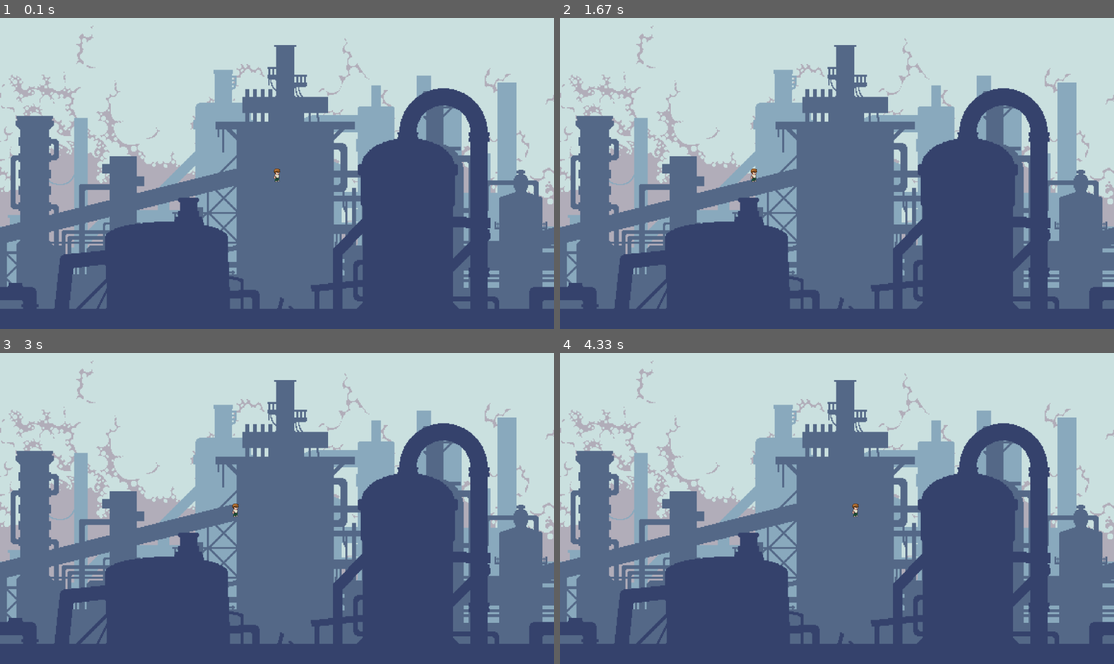
Above: before the commit, frames 1-4 (two rows, left to right).
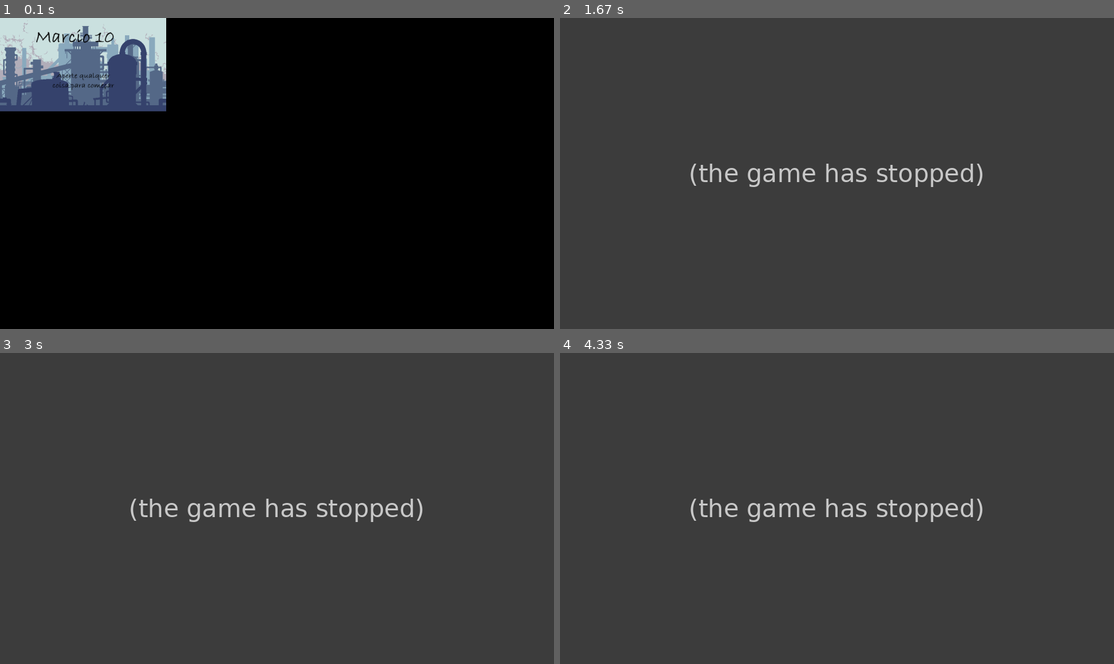
Above: after the commit, the same moments.

Repository: GabrielHenrique1909/PyGame_AntDavGab
Game: pygame game, started from jogo_v1.py
Two runs of this game, one before a commit and one after it. Both use one fixed random seed, a clock stepped at 60 frames per second and the inputs below.
Inputs:
- Up to frame 1 (0.1 s): no input
- Up to frame 2 (1.67 s): hold Left 0.33-0.87 s; hold Left 0.9-1.3 s; hold Right from 1.33 s (still down)
- Up to frame 3 (3 s): release Right at 1.97 s; hold Left 2-2.47 s; hold Right 2.5-2.97 s
- Up to frame 4 (4.33 s): hold Esc 3-3.47 s; hold Right 3-3.47 s; hold Right 3.5-3.97 s; hold Left from 4 s (still down)

The runs differ from the first frame. In frame 1, 97% of the frame differs, in the area x 0-100%, y 0-100%; in frame 2, 100%; in frame 3, 100%; in frame 4, 100%.
Error after the commit: UnboundLocalError: cannot access local variable 'event' where it is not associated with a va...; the game stopped at 0.88 s (later frames are placeholders)

Commit message:
teste, novas imagens e sla

Diff:
--- a/assets.py
+++ b/assets.py
@@ -13,11 +13,17 @@
 TRANS_LEFT = 'trans_left'
 TRANS_RIGHT = 'trans_right'
 BACKGROUND = 'background'
+INICIO = 'inicio'
+FIM = 'fim'
 
 def load_assets():
     assets = {}
     assets[BACKGROUND] = pygame.image.load(os.path.join(IMG_DIR, 'Background.png')).convert()
     assets[BACKGROUND] = pygame.transform.scale(assets[BACKGROUND], (WIDTH, HEIGHT))
+    assets[INICIO] = pygame.image.load(os.path.join(IMG_DIR, 'Inicio.png')).convert()
+    assets[INICIO] = pygame.transform.scale(assets[BACKGROUND], (WIDTH, HEIGHT))
+    assets[FIM] = pygame.image.load(os.path.join(IMG_DIR, 'Fim.png')).convert()
+    assets[FIM] = pygame.transform.scale(assets[BACKGROUND], (WIDTH, HEIGHT))
     assets[BEN_IMG] = pygame.image.load(os.path.join(BEN_DIR, 'facing_right.png')).convert_alpha()
     assets[BEN_IMG] = pygame.transform.scale(assets['ben_image'], (BEN_WIDTH, BEN_HEIGHT))
     hurt_anim = []
--- a/game_screen.py
+++ b/game_screen.py
@@ -1,5 +1,5 @@
 import pygame
-from config import FPS, WIDTH, HEIGHT, BLACK, YELLOW, RED
+from config import FPS, WIDTH, HEIGHT, BLACK, YELLOW, RED, QUIT
 from assets import load_assets, BACKGROUND
 from sprites import Ben, Idle_Right
 
@@ -20,7 +20,6 @@
 
     DONE = 0
     PLAYING = 1
-    EXPLODING = 2
     state = PLAYING
 
     keys_down = {}
@@ -40,26 +39,30 @@
                     # Dependendo da tecla, altera a velocidade.
                     keys_down[event.key] = True
                     if event.key == pygame.K_LEFT:
-                        player.speedx -= 8
+                        player.speedx -= 5
                     if event.key == pygame.K_RIGHT:
-                        player.speedx += 8
-                    if event.key == pygame.K_ESCAPE:
-                        state = DONE
+                        player.speedx += 5
+                    if event.key == pygame.K_SPACE:
+                        player.shoot()
                 # Verifica se soltou alguma tecla.
                 if event.type == pygame.KEYUP:
                     # Dependendo da tecla, altera a velocidade.
                     if event.key in keys_down and keys_down[event.key]:
                         if event.key == pygame.K_LEFT:
-                            player.speedx += 8
+                            player.speedx += 5
                         if event.key == pygame.K_RIGHT:
-                            player.speedx -= 8
-                        if event.key == pygame.K_ESCAPE:
-                            state = DONE
+                            player.speedx -= 5
 
         # ----- Atualiza estado do jogo
         # Atualizando a posição dos meteoros
         all_sprites.update()
 
+        if state == PLAYING:
+            if event.type == pygame.KEYDOWN:
+                # Dependendo da tecla, altera a velocidade.
+                keys_down[event.key] = True
+                if event.key == pygame.K_SPACE:
+                    state = DONE
         # ----- Gera saídas
         window.fill(BLACK)  # Preenche com a cor branca
         window.blit(assets[BACKGROUND], (0, 0))
@@ -67,3 +70,5 @@
         all_sprites.draw(window)
 
         pygame.display.update()  # Mostra o novo frame para o jogador
+
+    return state
--- a/init_screen.py
+++ b/init_screen.py
@@ -0,0 +1,40 @@
+import pygame
+import random
+from os import path
+
+from config import IMG_DIR, BLACK, FPS, GAME, QUIT
+
+
+def init_screen(screen):
+    # Variável para o ajuste de velocidade
+    clock = pygame.time.Clock()
+
+    # Carrega o fundo da tela inicial
+    background = pygame.image.load(path.join(IMG_DIR, 'inicio.png')).convert()
+    background_rect = background.get_rect()
+
+    running = True
+    while running:
+
+        # Ajusta a velocidade do jogo.
+        clock.tick(FPS)
+
+        # Processa os eventos (mouse, teclado, botão, etc).
+        for event in pygame.event.get():
+            # Verifica se foi fechado.
+            if event.type == pygame.QUIT:
+                state = QUIT
+                running = False
+
+            if event.type == pygame.KEYUP:
+                state = GAME
+                running = False
+
+        # A cada loop, redesenha o fundo e os sprites
+        screen.fill(BLACK)
+        screen.blit(background, background_rect)
+
+        # Depois de desenhar tudo, inverte o display.
+        pygame.display.flip()
+
+    return state
--- a/jogo_v1.py
+++ b/jogo_v1.py
@@ -1,7 +1,9 @@
 import pygame
 import random
 from config import WIDTH, HEIGHT, INIT, GAME, QUIT
+from init_screen import init_screen
 from game_screen import game_screen
+from over_screen import over_screen
 
 
 pygame.init()
@@ -13,6 +15,12 @@
 
 state = INIT
 while state != QUIT:
-    state = game_screen(window)
+    if state == INIT:
+        state = init_screen(window)
+    elif state == GAME:
+        state = game_screen(window)
+    else:
+        state = over_screen(window)
+
 # ===== Finalização =====
 pygame.quit()  # Função do PyGame que finaliza os recursos utilizados
--- a/over_screen.py
+++ b/over_screen.py
@@ -0,0 +1,35 @@
+import pygame
+import random
+from os import path
+
+from config import IMG_DIR, BLACK, FPS, GAME, QUIT
+
+
+def over_screen(screen):
+
+    background = pygame.image.load(path.join(IMG_DIR, 'Fim.png')).convert()
+    background_rect = background.get_rect()
+    pygame.mixer.music.stop()
+
+    running = True
+    while running:
+
+        # Processa os eventos (mouse, teclado, botão, etc).
+        for event in pygame.event.get():
+            # Verifica se foi fechado.
+            if event.type == pygame.QUIT:
+                state = QUIT
+                running = False
+
+            if event.type == pygame.KEYUP:
+                state = QUIT
+                running = False
+
+        # A cada loop, redesenha o fundo e os sprites
+        screen.fill(BLACK)
+        screen.blit(background, background_rect)
+
+        # Depois de desenhar tudo, inverte o display.
+        pygame.display.flip()
+
+    return state
Binary file added: assets/img/Fim.png
Binary file added: assets/img/Inicio.png
